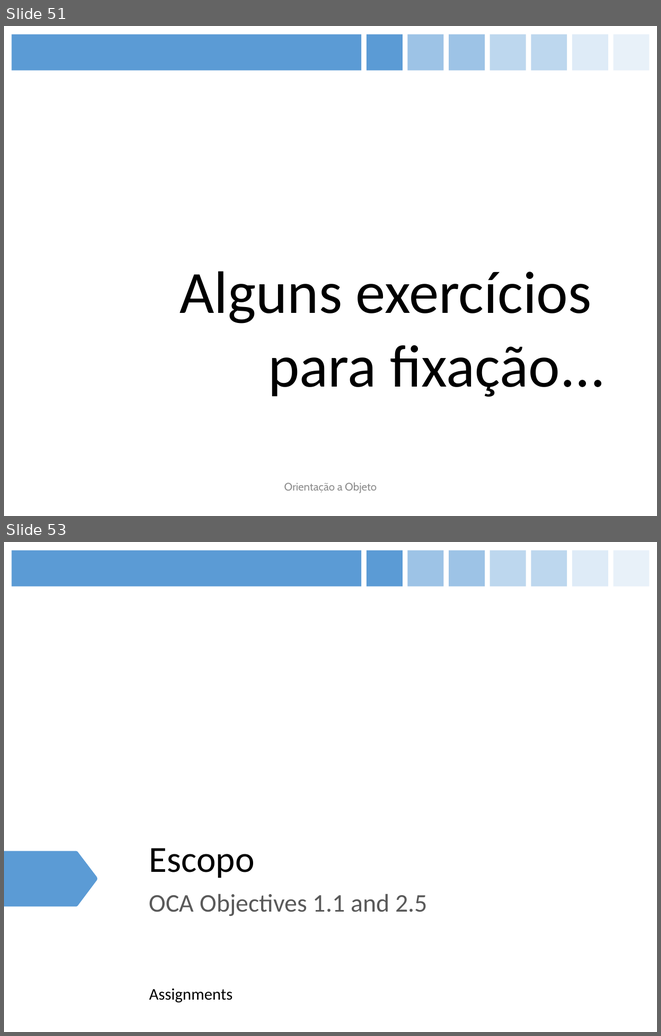
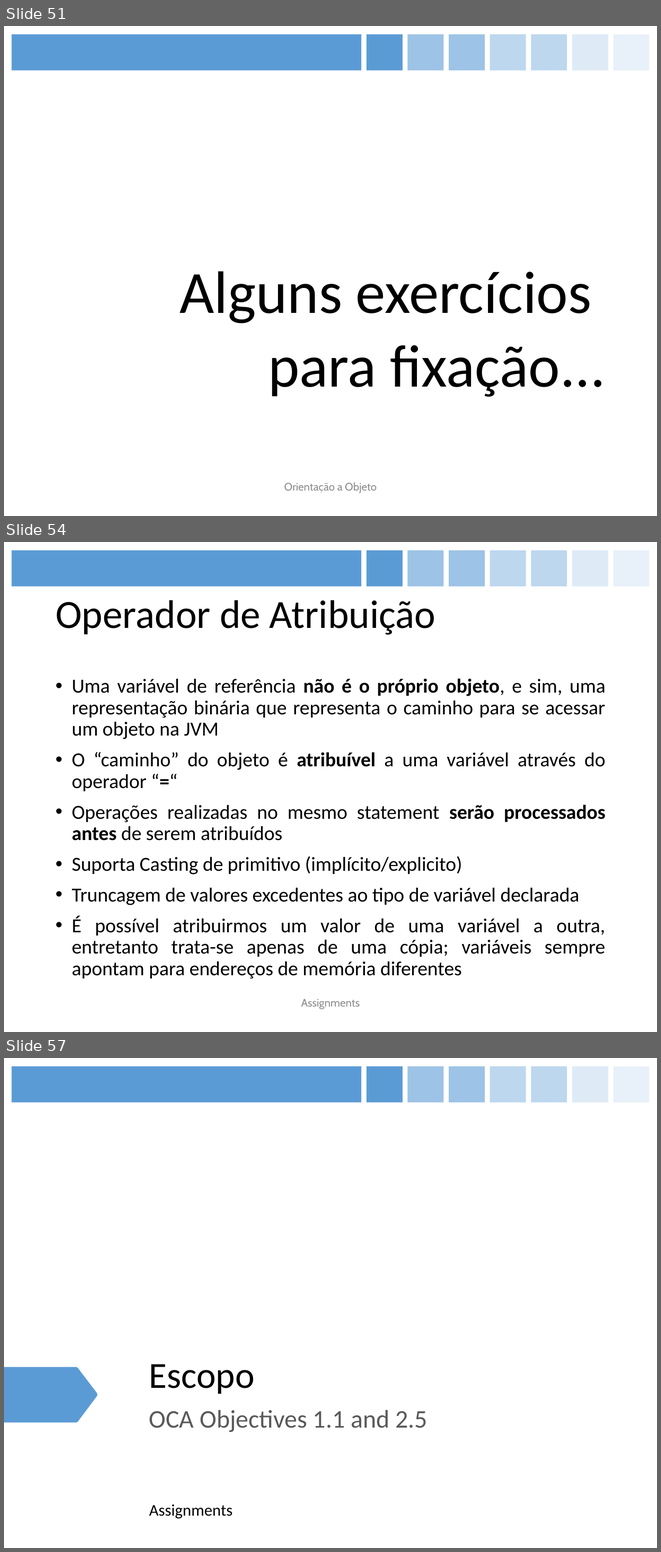
Before and after one commit to figueiredojrr/treinamentoJavaSeOcaAgosto, a slide deck: TreinamentoJavaSeOca/documentos/apresentação/OCA.pptx. Shown one above the other, each under a label of ours: slides 51 and 53 before the commit, slides 51, 54 and 57 after it; the slides between them are not shown. The pictures are 661x1036 and 661x1552 pixels, drawn with LibreOffice and Linux fonts; fonts in the diff are those of the drawing. Boxes give left, top, right and bottom in pixels: in the first picture for what was removed or moved away, otherwise in the second. Text is boxed around its words. In the diff, an @@ line names an element or a change of style, - is before the commit and + after.

```diff
--- a/TreinamentoJavaSeOca/documentos/apresentação/OCA.pptx
+++ b/TreinamentoJavaSeOca/documentos/apresentação/OCA.pptx
@@ slide 54 added at [4,542,657,1032], background #FFFFFF; not listed: 8 template elements that a slide beside it also shows @@
@@ title added at [55,600,436,635], 44 pt, text #000000 @@
+Operador de Atribuição
@@ text added at [72,678,606,979], 22 pt, text #000000 @@
+• Uma variável de referência não é o próprio objeto, e sim, uma representação binária que representa o caminho para se acessar um objeto na JVM
+• O “caminho” do objeto é atribuível a uma variável através do operador “=“
+• Operações realizadas no mesmo statement serão processados antes de serem atribuídos
+• Suporta Casting de primitivo (implícito/explicito)
+• Truncagem de valores excedentes ao tipo de variável declarada
+• É possível atribuirmos um valor de uma variável a outra, entretanto trata-se apenas de uma cópia; variáveis sempre apontam para endereços de memória diferentes
@@ text added at [301,998,360,1009], 12 pt, text #8C8C8C @@
+Assignments
@@ what was slide 53 is now slide 57 @@
```
Also in this commit, not shown: 5 slides changed, 3 other slides added.
